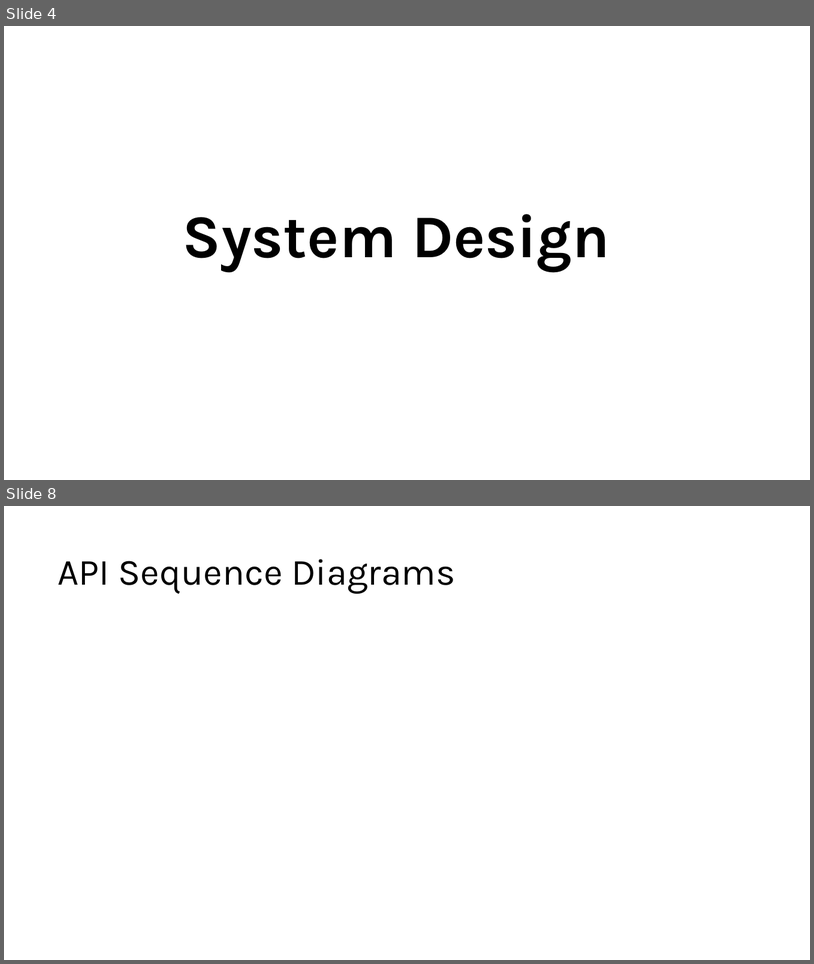
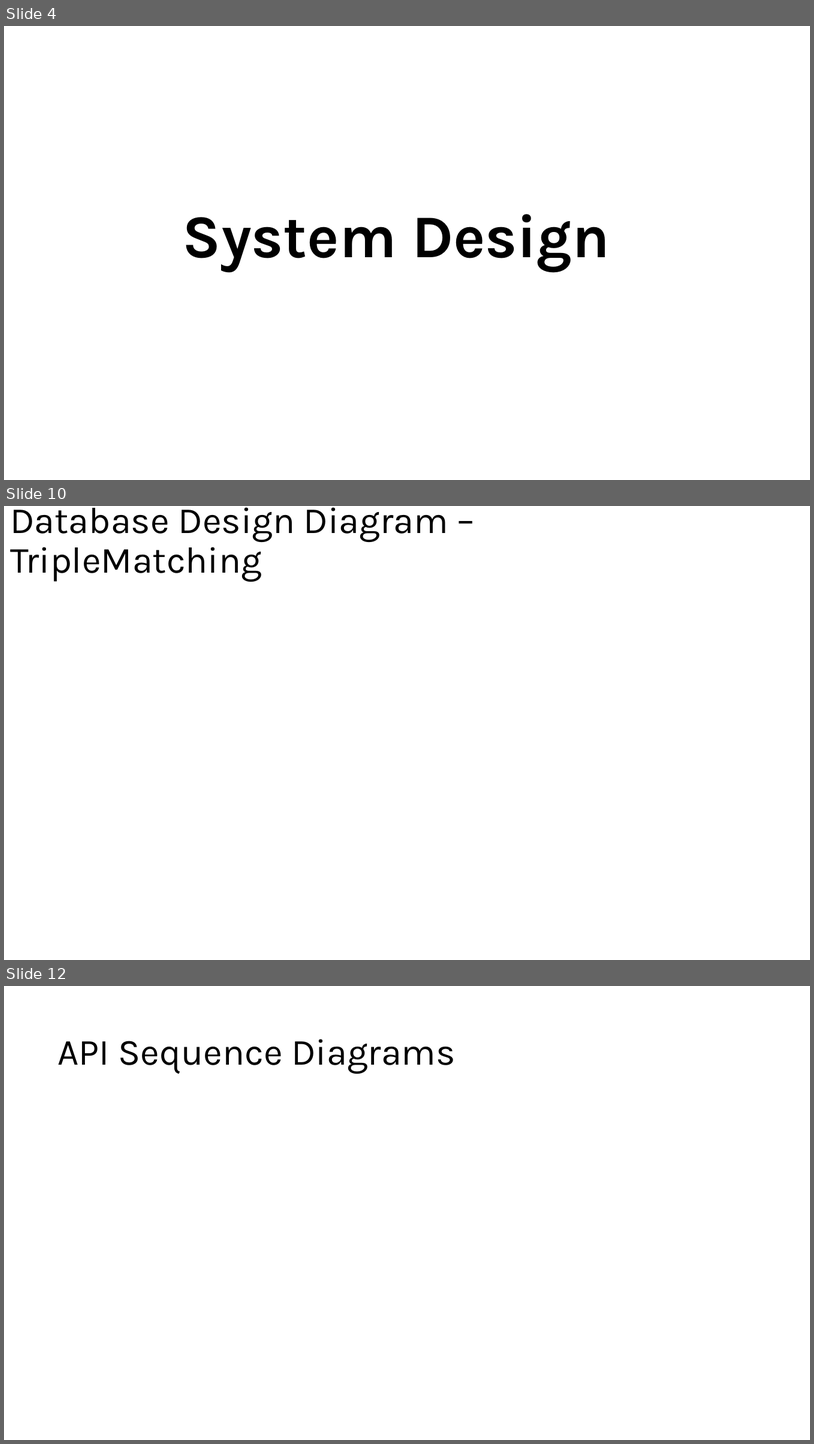
Before and after one commit to LouiGee/finalProjectBackEnd, a slide deck: Architecture Documents.pptx. Shown one above the other, each under a label of ours: slides 4 and 8 before the commit, slides 4, 10 and 12 after it; the slides between them are not shown. The pictures are 814x964 and 814x1444 pixels, drawn with LibreOffice and Linux fonts; fonts in the diff are those of the drawing. Boxes give left, top, right and bottom in pixels: in the first picture for what was removed or moved away, otherwise in the second. Text is boxed around its words. In the diff, an @@ line names an element or a change of style, - is before the commit and + after.

Commit message:
changes to architecture diagram

```diff
--- a/Architecture Documents.pptx
+++ b/Architecture Documents.pptx
@@ slide 10 added at bbox=[4, 506, 810, 960], background #FFFFFF @@
@@ title added at bbox=[10, 507, 449, 582], 44 pt, text #000000 @@
+Database Design Diagram – TripleMatching
@@ what was slide 8 is now slide 12 @@
```
Also in this commit, not shown: 5 slides changed, 3 other slides added, 1 other file.
